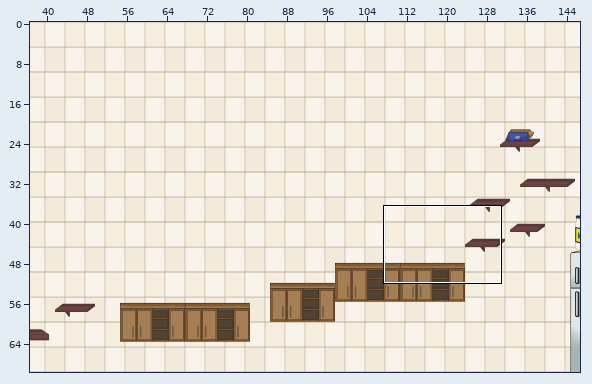
Two versions of a level (Tiled map, android/assets/Cocina3.tmx). The picture above shows the old version from afar; the outline marks the close-up.
Close-up. Old version:
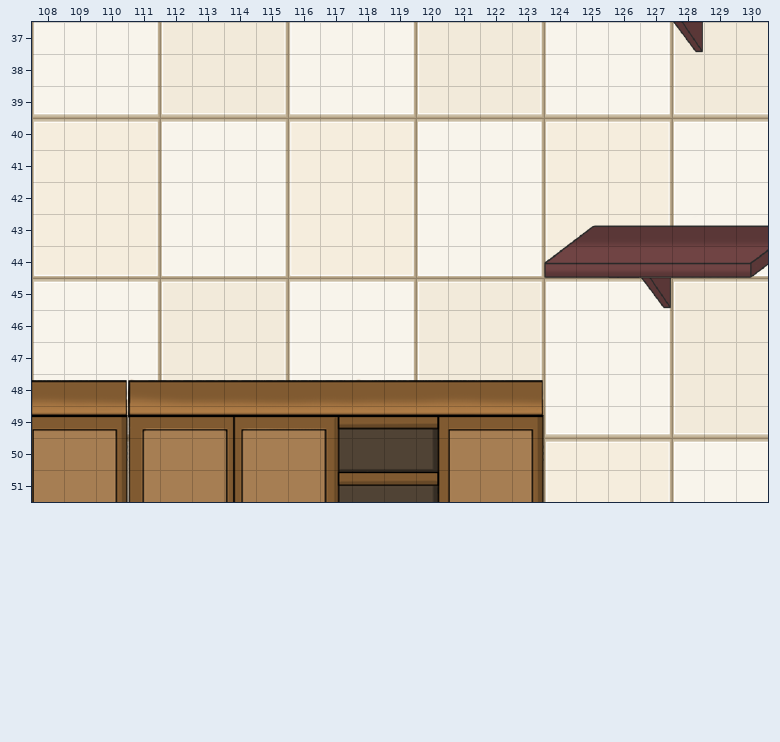
Cells are 45x45 px. Shown: x 108..130, y 37..51. The commit also changed other parts of the map, which this record leaves out.
The same view after the edit:
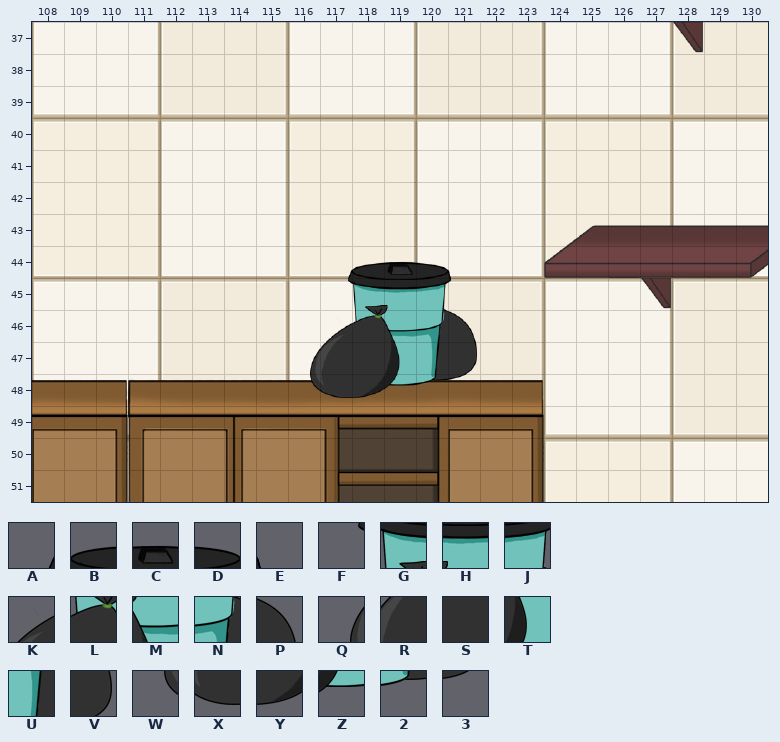
Key: from "Fondo Cocina": A 120, B 121, C 122, D 123, E 124, F 205, G 206, H 207, J 208, K 290, L 291, M 292, N 293, P 294, Q 374, R 375, S 376, T 377, U 378, V 379, W 459, X 460, Y 461, Z 462, 2 463, 3 464.
_ is an empty cell, . an unchanged one.
From old to new:
--- layer "DetallesFondo2"
@@ x 116..121 @@
-44 ._____
-45 .____.
-46 ._____
-47 ______
-48 ______
+44 .ABCDE
+45 .FGHJ.
+46 .KLMNP
+47 QRSTUV
+48 WXYZ23
Pixel boxes of the changes (left, top, right, bottom) in both close-ups:
added: (310, 261, 477, 398)
